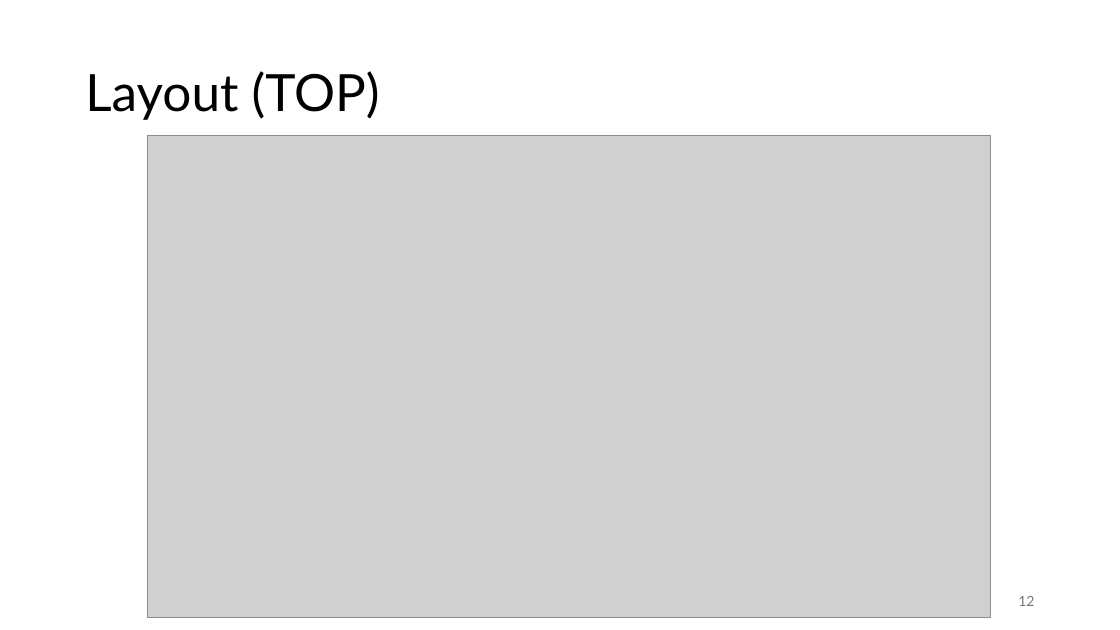
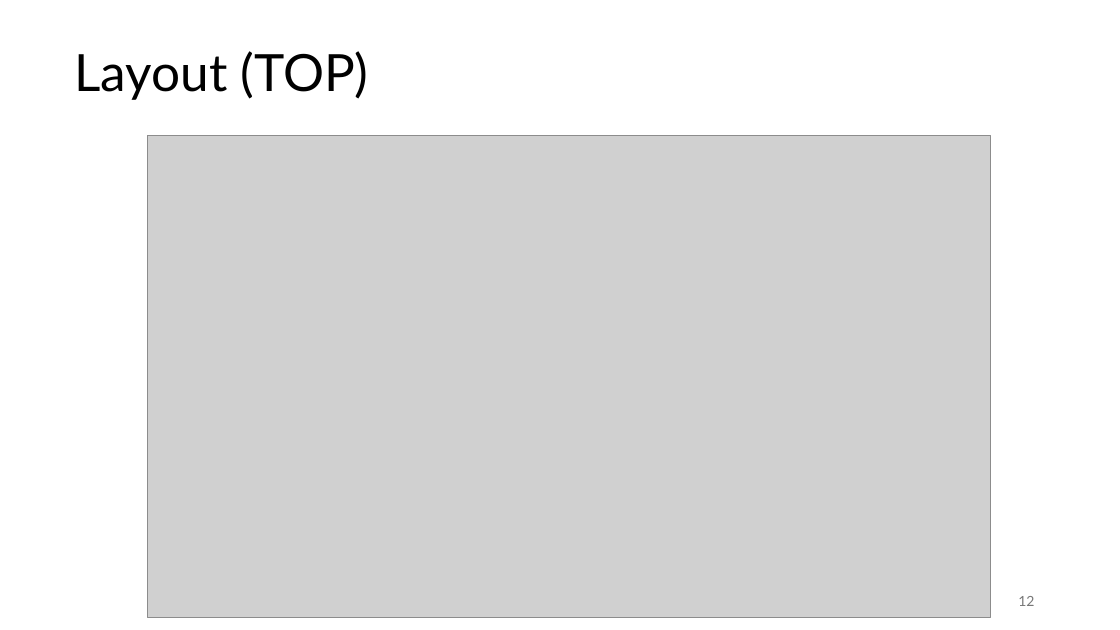
Before and after one commit to ManuelArgibay/DIMECRES_4_NETEJAPARABRISES, a slide deck: slide 12 of Documentos/Presentaciones/Presentación del Proyecto.pptx. Drawn at 1120x630 pixels with LibreOffice and Linux fonts; fonts in the diff are those of the drawing; grey boxes stand for pictures. Boxes give left, top, right and bottom in pixels: in the first picture for what was removed or moved away, otherwise in the second. Text is boxed around its words. In the diff, an @@ line names an element or a change of style, - is before the commit and + after.

```diff
--- a/Documentos/Presentaciones/Presentación del Proyecto.pptx
+++ b/Documentos/Presentaciones/Presentación del Proyecto.pptx
@@ title "Layout (TOP)": place and size @@
-title "Layout (TOP)" at (85,71,380,120)
+title "Layout (TOP)" at (74,51,369,100)
```
Also in this commit, not shown: 16 other files.
